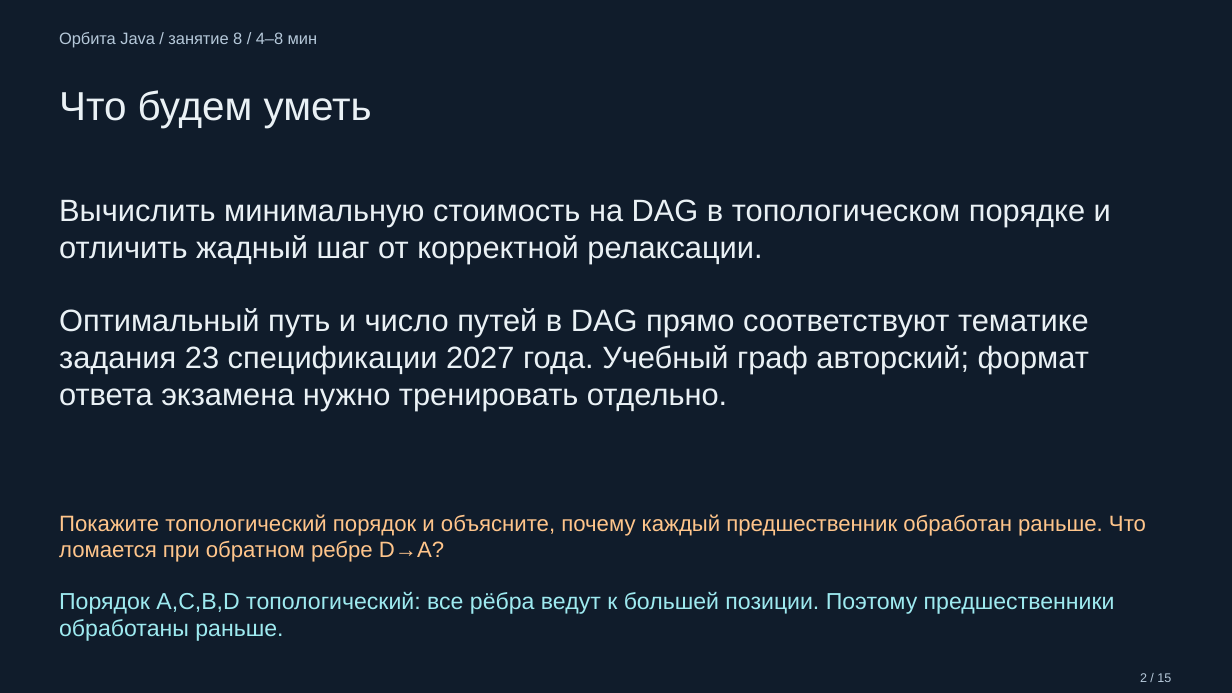
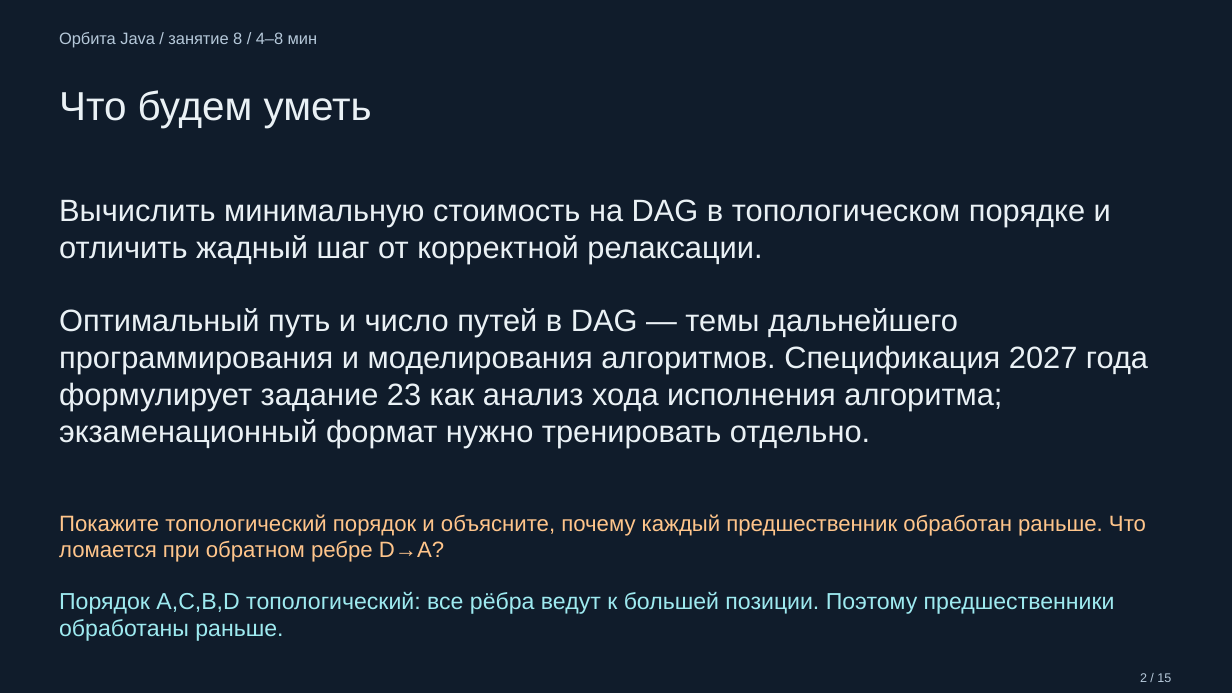
Before and after one commit to LaimOr127/math_politeh, a slide deck: slide 2 of java-course/output/lesson-08-presentation.pptx. Drawn at 1232x693 pixels with LibreOffice and Linux fonts; fonts in the diff are those of the drawing. Boxes give left, top, right and bottom in pixels: in the first picture for what was removed or moved away, otherwise in the second. Text is boxed around its words. In the diff, an @@ line names an element or a change of style, - is before the commit and + after.

```diff
--- a/java-course/output/lesson-08-presentation.pptx
+++ b/java-course/output/lesson-08-presentation.pptx
@@ text at (59,308,1148,448): text changed @@
-Оптимальный путь и число путей в DAG прямо соответствуют тематике задания 23 спецификации 2027 года. Учебный граф авторский; формат ответа экзамена нужно тренировать отдельно.
+Оптимальный путь и число путей в DAG — темы дальнейшего программирования и моделирования алгоритмов. Спецификация 2027 года формулирует задание 23 как анализ хода исполнения алгоритма; экзаменационный формат нужно тренировать отдельно.
```
Also in this commit, not shown: 21 other files.
